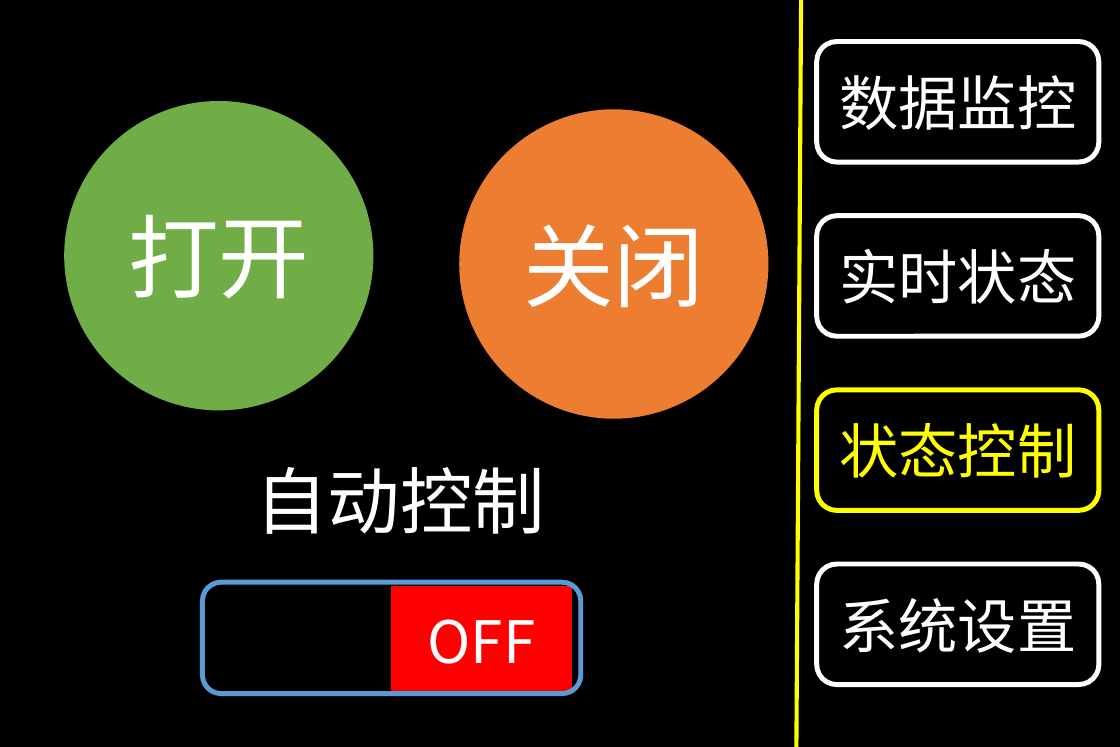
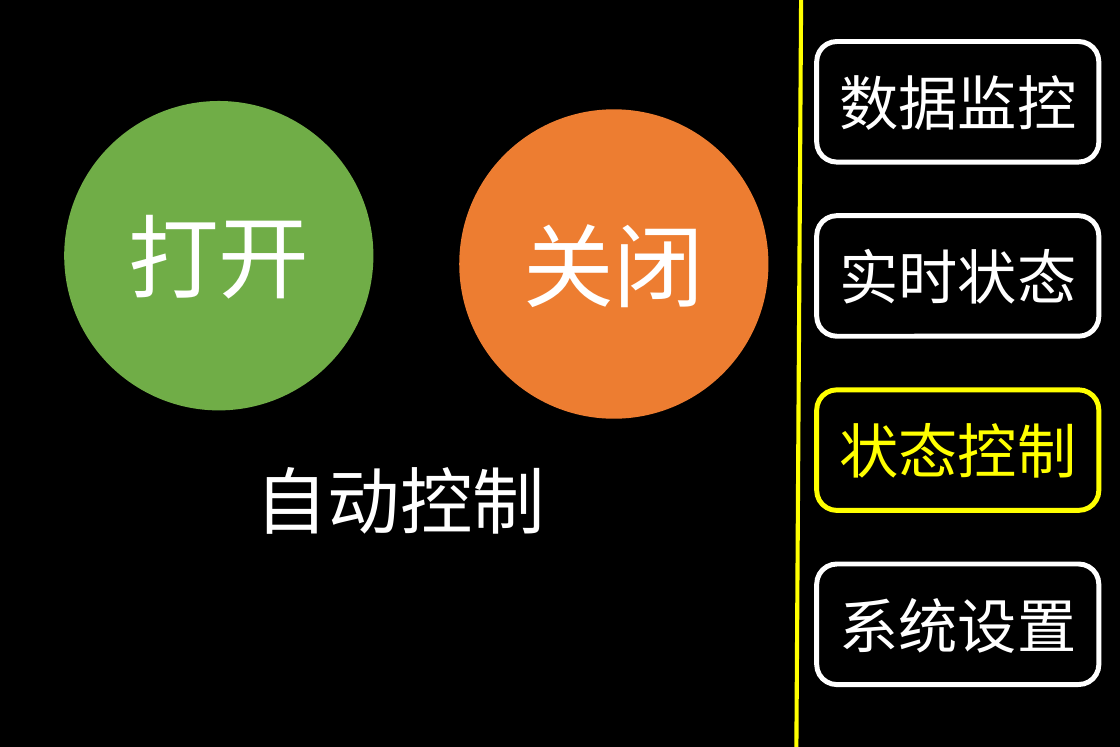
Before and after one commit to Derrick1024/IntelligentWindow, a slide deck: slide 5 of HMI/UI.pptx. Drawn at 1120x747 pixels with LibreOffice and Linux fonts; fonts in the diff are those of the drawing. Boxes give left, top, right and bottom in pixels: in the first picture for what was removed or moved away, otherwise in the second. Text is boxed around its words. In the diff, an @@ line names an element or a change of style, - is before the commit and + after.

```diff
--- a/HMI/UI.pptx
+++ b/HMI/UI.pptx
@@ rounded rectangle removed at (203,582,581,693) @@
@@ rectangle removed at (391,587,571,693) @@
-OFF
```
Also in this commit, not shown: 3 other slides changed, 20 other files.
